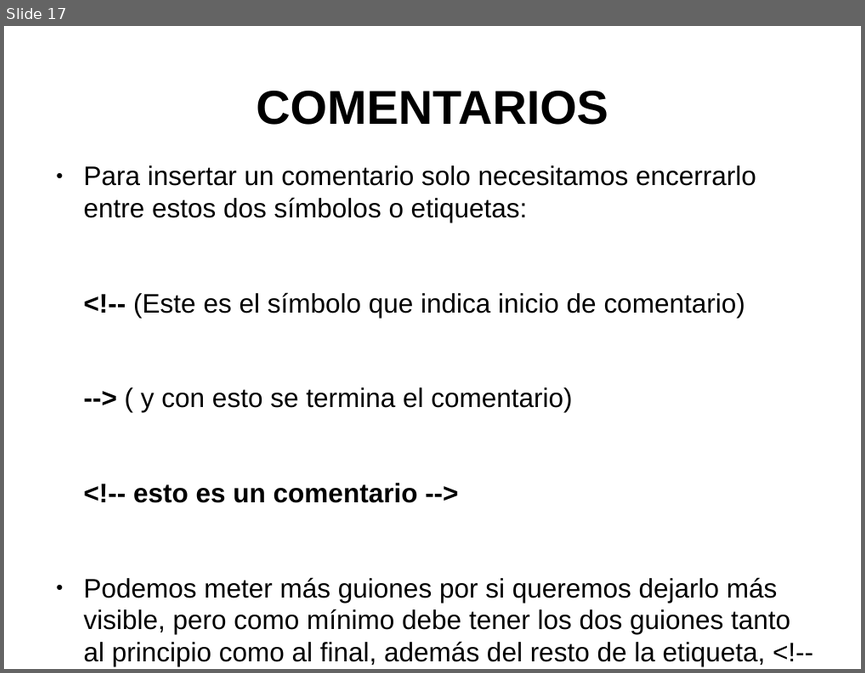
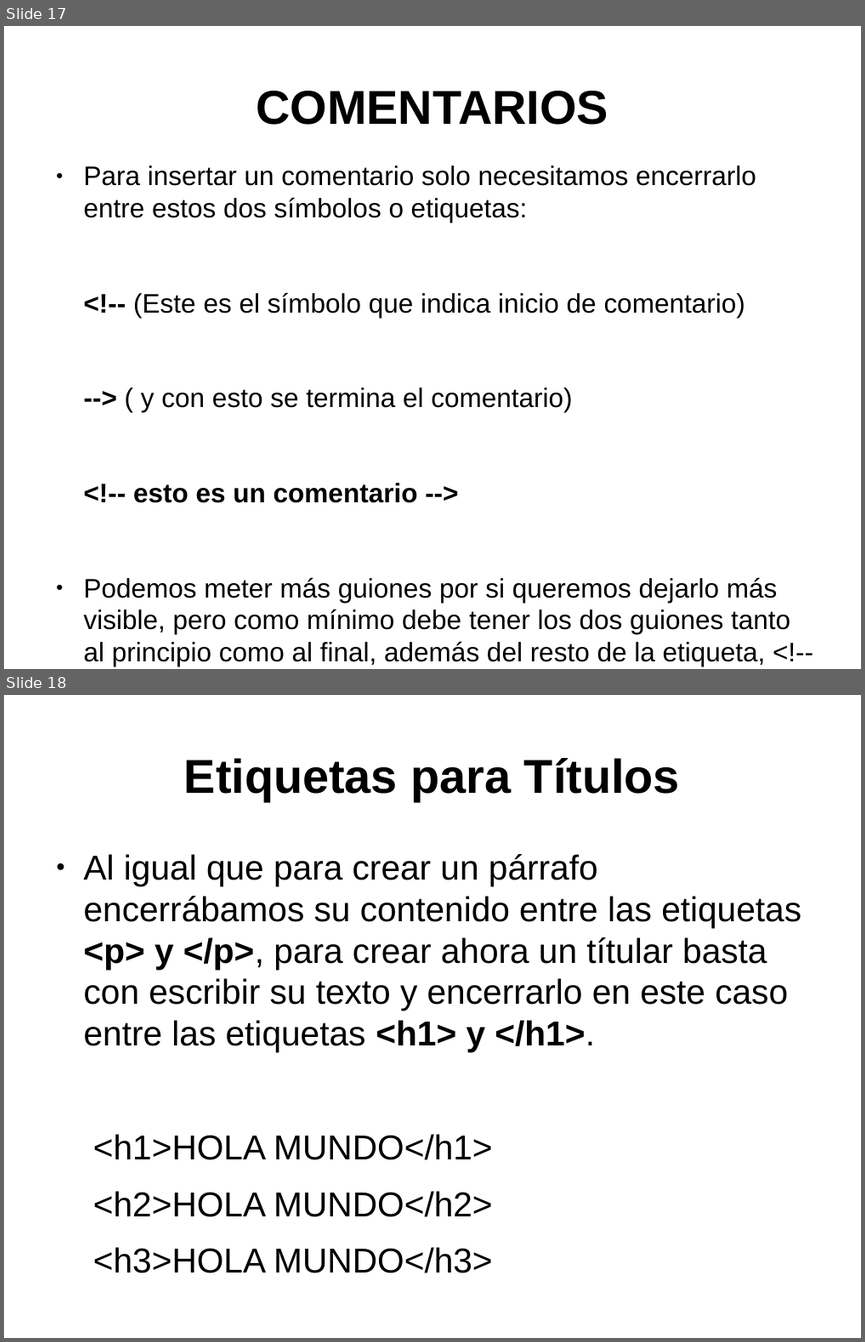
Before and after one commit to toblerone554/CampusInfantil2016, a slide deck: Veteranos/html/PresentaciónHTML.odp. Shown one above the other, each under a label of ours: slide 17 before the commit, slides 17 and 18 after it. The pictures are 865x673 and 865x1342 pixels, drawn with LibreOffice and Linux fonts; fonts in the diff are those of the drawing. Boxes give left, top, right and bottom in pixels: in the first picture for what was removed or moved away, otherwise in the second. Text is boxed around its words. In the diff, an @@ line names an element or a change of style, - is before the commit and + after.

```diff
--- a/Veteranos/html/PresentaciónHTML.odp
+++ b/Veteranos/html/PresentaciónHTML.odp
@@ slide 18 added at [4, 695, 861, 1338], background #FFFFFF @@
@@ title added at [184, 758, 680, 801], 44 pt, text #000000, bold @@
+Etiquetas para Títulos
@@ text added at [84, 854, 801, 1217], 32 pt, text #000000 @@
+● Al igual que para crear un párrafo encerrábamos su contenido entre las etiquetas <p> y </p>, para crear ahora un títular basta con escribir su texto y encerrarlo en este caso entre las etiquetas <h1> y </h1>.
+<h1>HOLA MUNDO</h1>
+<h2>HOLA MUNDO</h2>
+<h3>HOLA MUNDO</h3>
```
Also in this commit, not shown: 3 other slides added, 4 slides removed, 5 other files.
